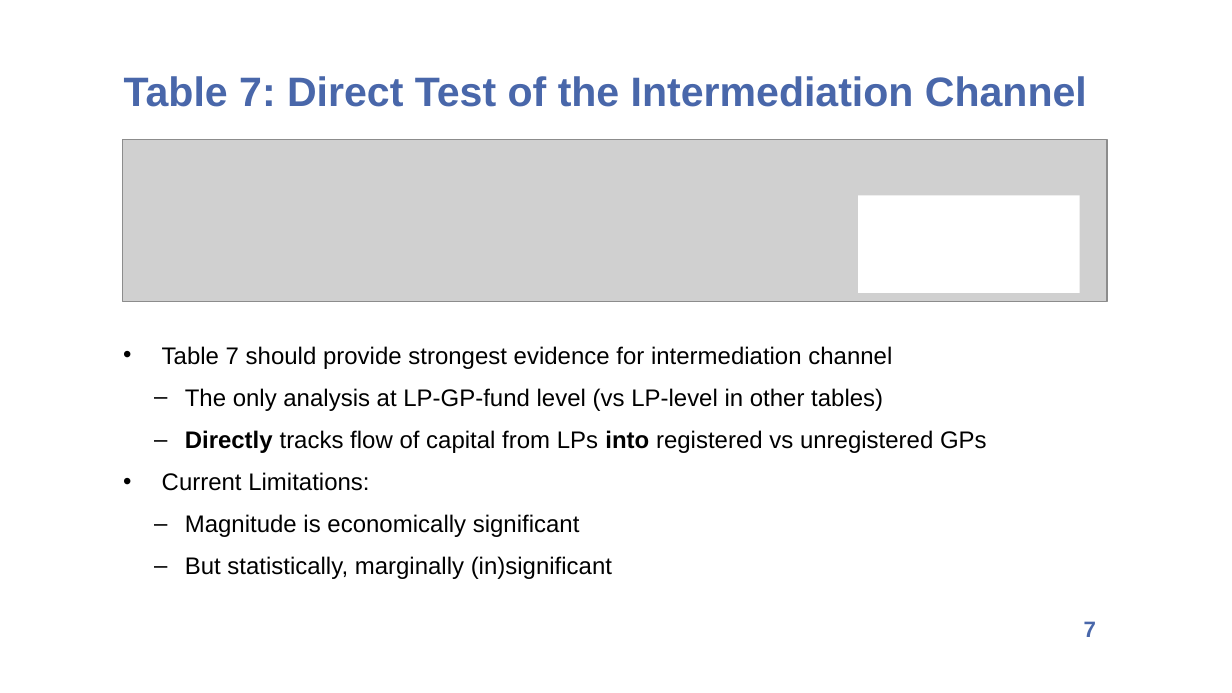
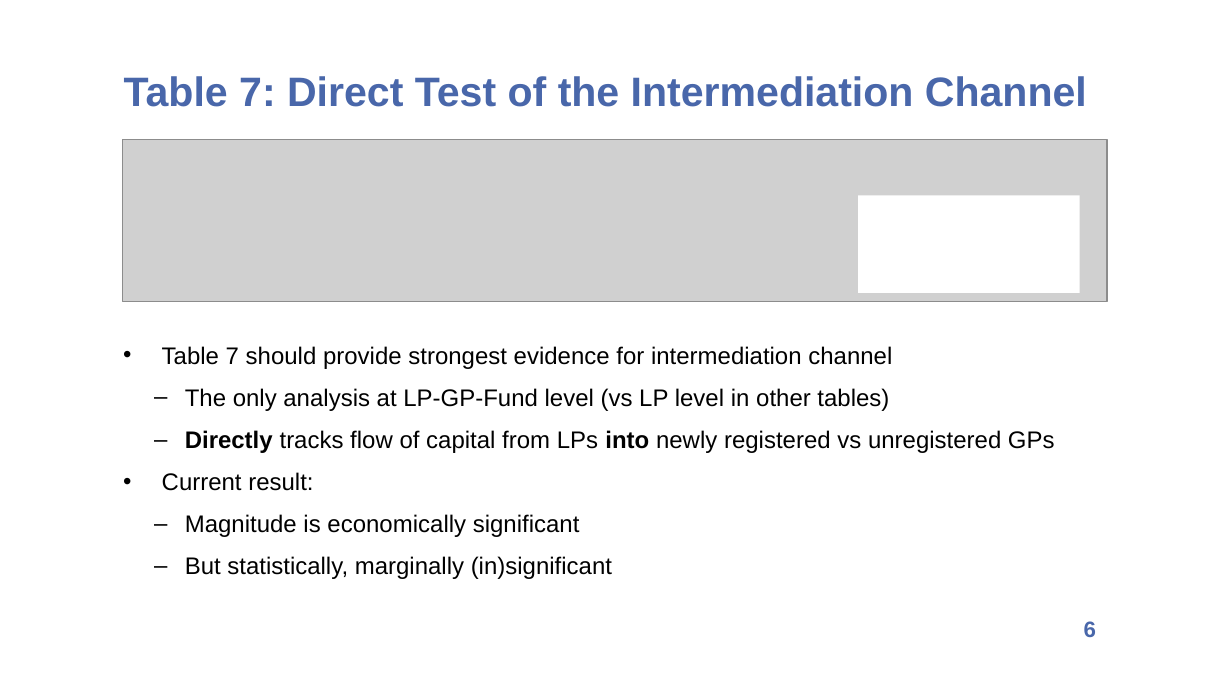
Before and after one commit to d0nghyunkang/d0nghyunkang.github.io, a slide deck: slide 6 of files/Discussion-Kang-PE Regulatory Oversight-10mins.pptx (slide 7 before the commit). Drawn at 1232x693 pixels with LibreOffice and Linux fonts; fonts in the diff are those of the drawing; grey boxes stand for pictures. Boxes give left, top, right and bottom in pixels: in the first picture for what was removed or moved away, otherwise in the second. Text is boxed around its words. In the diff, an @@ line names an element or a change of style, - is before the commit and + after.

```diff
--- a/files/Discussion-Kang-PE Regulatory Oversight-10mins.pptx
+++ b/files/Discussion-Kang-PE Regulatory Oversight-10mins.pptx
@@ text at <box>162,388,1055,491</box>: text changed @@
-  – The only analysis at LP-GP-fund level (vs LP-level in other tables)
-  – Directly tracks flow of capital from LPs into registered vs unregistered GPs
-• Current Limitations:
+  – The only analysis at LP-GP-Fund level (vs LP level in other tables)
+  – Directly tracks flow of capital from LPs into newly registered vs unregistered GPs
+• Current result:
@@ page number at <box>1084,621,1096,637</box>: text changed @@
-7
+6
```
Also in this commit, not shown: 3 other slides changed, 1 slide removed.
